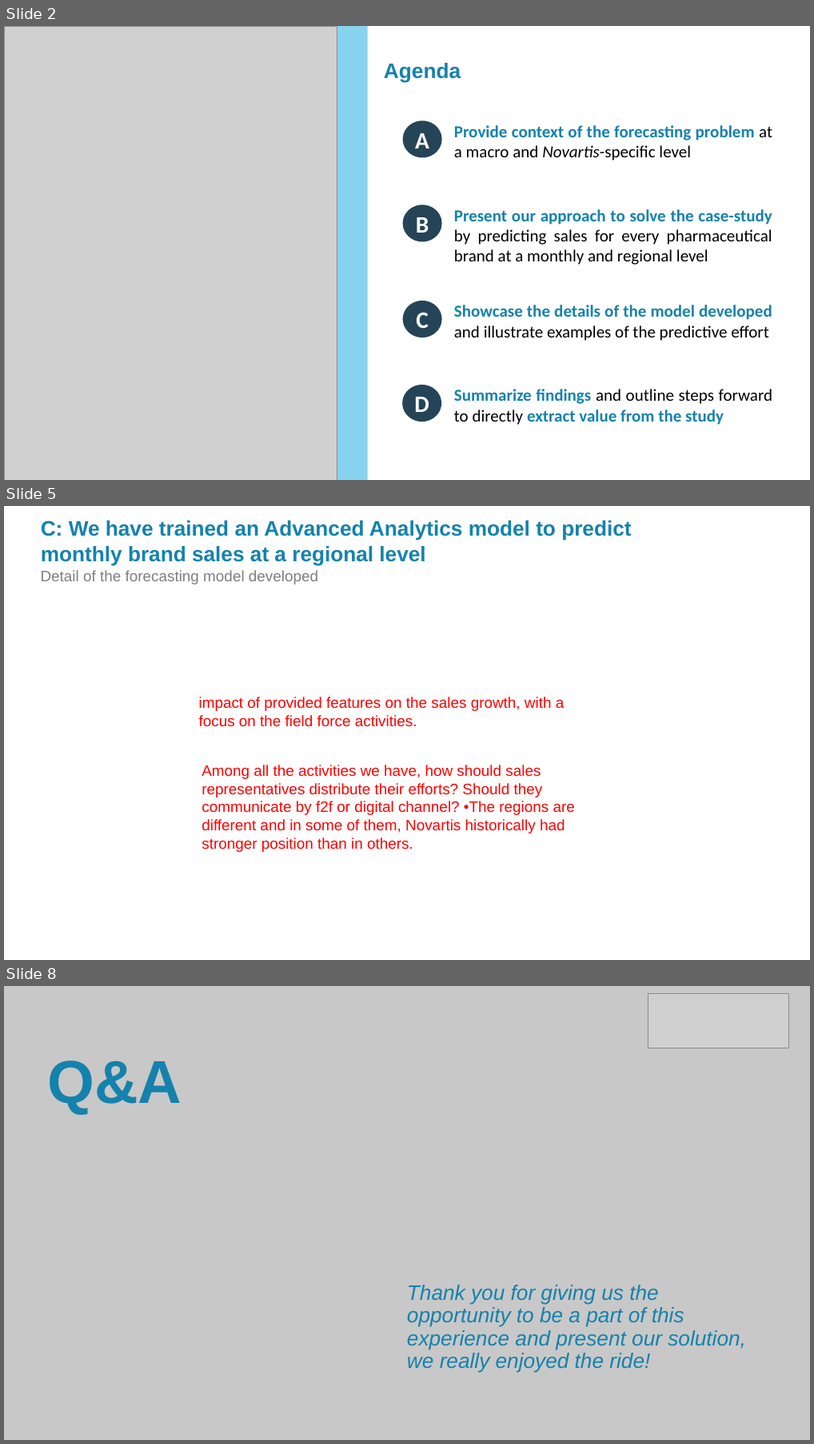
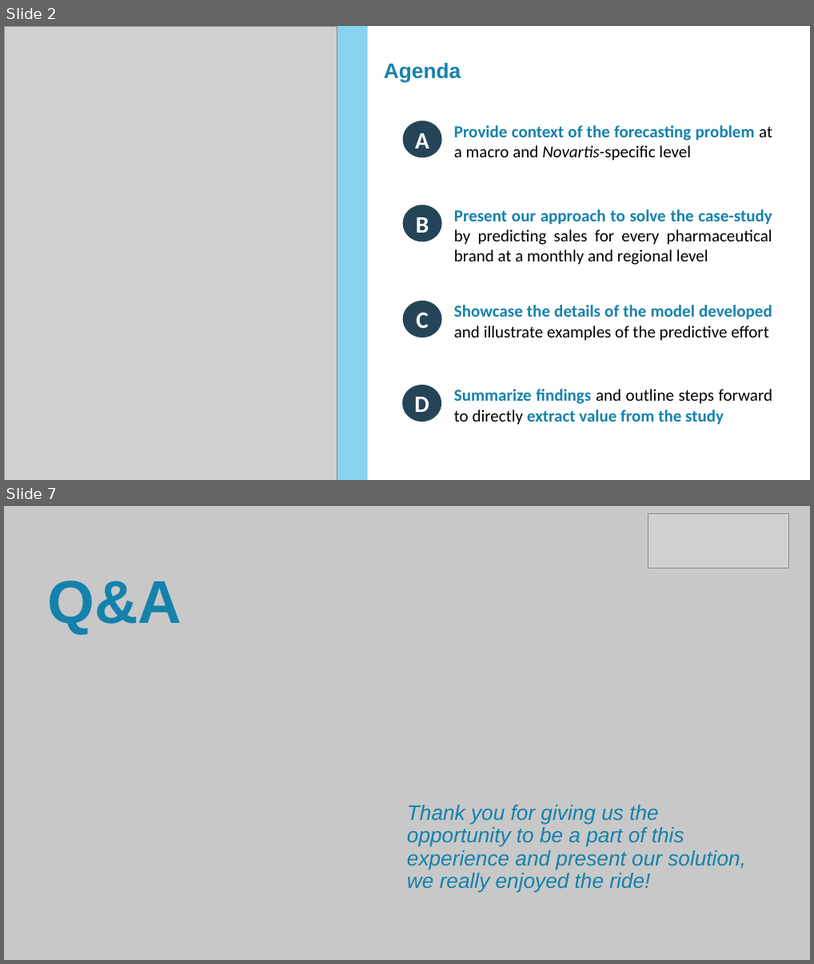
Before and after one commit to Bulbasaurzc/novartis-datathon-2021, a slide deck: reports/Master_PPT.pptx. Shown one above the other, each under a label of ours: slides 2, 5 and 8 before the commit, slides 2 and 7 after it; the slides between them are not shown. The pictures are 814x1444 and 814x964 pixels, drawn with LibreOffice and Linux fonts; fonts in the diff are those of the drawing; grey boxes stand for pictures; background and template pictures are left out. Boxes give left, top, right and bottom in pixels: in the first picture for what was removed or moved away, otherwise in the second. Text is boxed around its words. In the diff, an @@ line names an element or a change of style, - is before the commit and + after.

```diff
--- a/reports/Master_PPT.pptx
+++ b/reports/Master_PPT.pptx
@@ slide 5 removed at bbox=[4, 506, 810, 960], background picture (left out) @@
@@ text removed at bbox=[41, 520, 631, 566] @@
-C: We have trained an Advanced Analytics model to predict monthly brand sales at a regional level
@@ text removed at bbox=[41, 570, 318, 584] @@
-Detail of the forecasting model developed
@@ text removed at bbox=[199, 696, 565, 727] @@
-impact of provided features on the sales growth, with a focus on the field force activities.
@@ text removed at bbox=[202, 764, 575, 852] @@
-Among all the activities we have, how should sales representatives distribute their efforts? Should they communicate by f2f or digital channel? •The regions are different and in some of them, Novartis historically had stronger position than in others.
@@ what was slide 8 is now slide 7 @@
```
Also in this commit, not shown: 3 slides changed, 2 slides added, 1 other slide removed, 7 other files.
